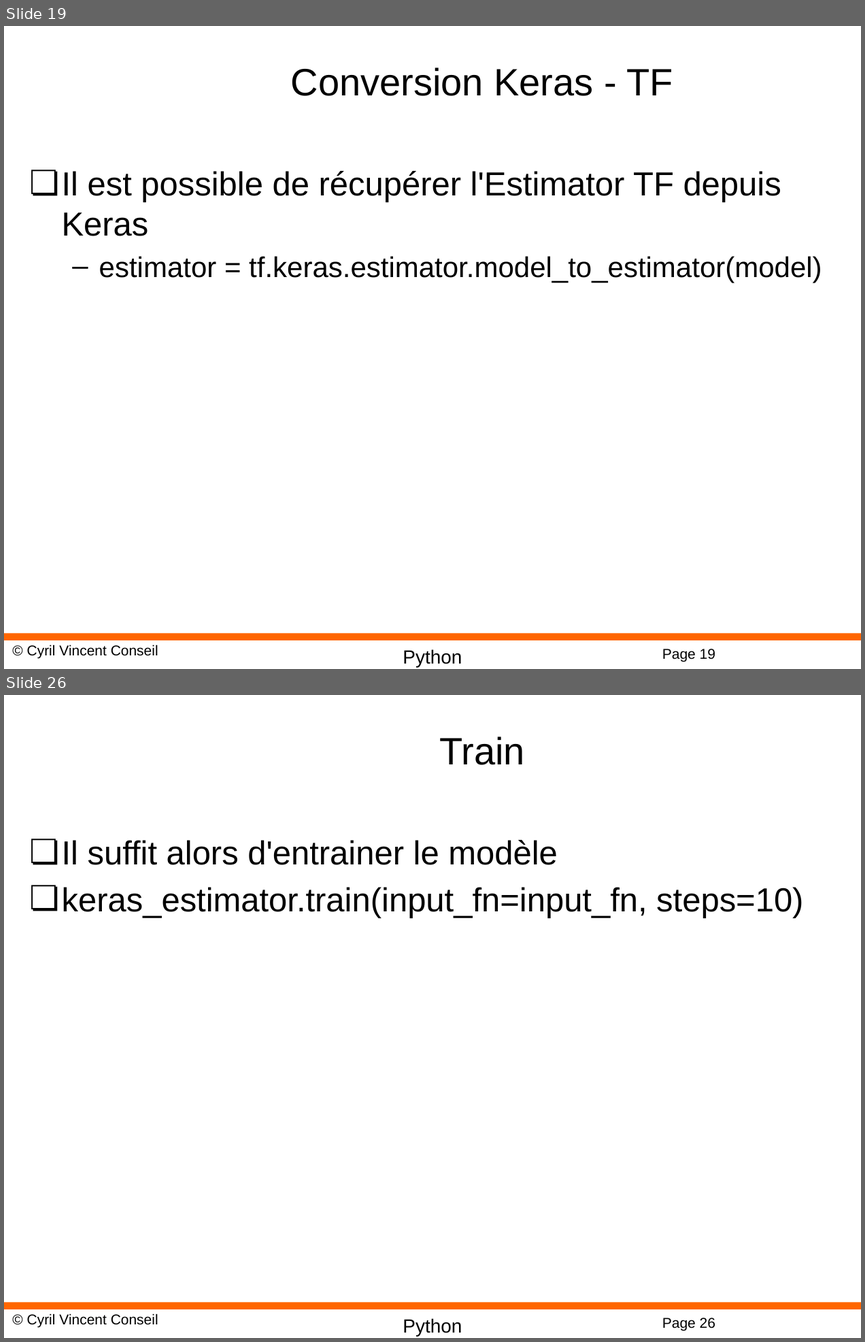
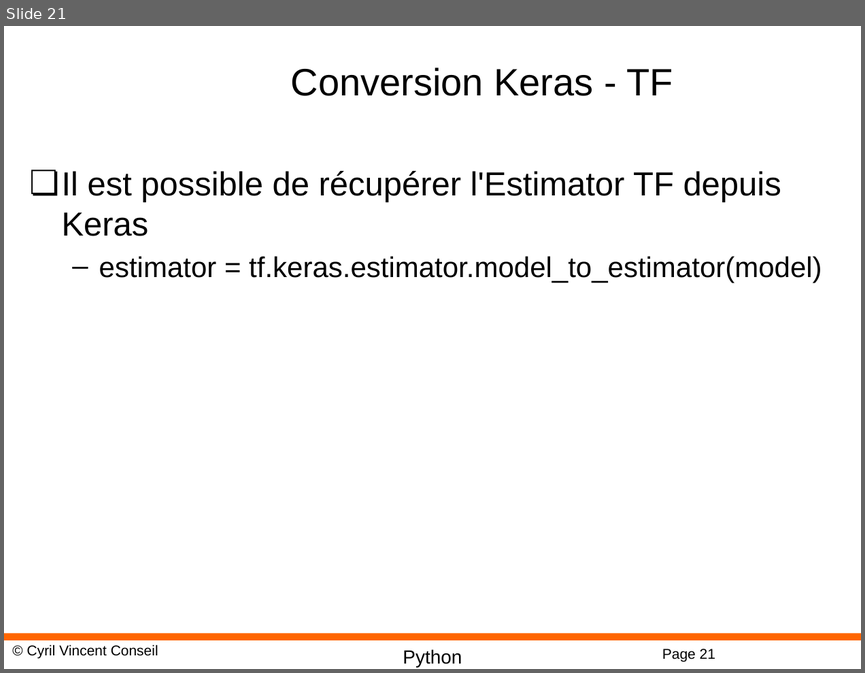
Before and after one commit to cyrilvincent/ML, a slide deck: PPT/DeepLearning25-Keras.pptx. Shown one above the other, each under a label of ours: slides 19 and 26 before the commit, slide 21 after it; the slides between them are not shown. The pictures are 865x1342 and 865x673 pixels, drawn with LibreOffice and Linux fonts; fonts in the diff are those of the drawing; background and template pictures are left out. Boxes give left, top, right and bottom in pixels: in the first picture for what was removed or moved away, otherwise in the second. Text is boxed around its words. In the diff, an @@ line names an element or a change of style, - is before the commit and + after.

```diff
--- a/PPT/DeepLearning25-Keras.pptx
+++ b/PPT/DeepLearning25-Keras.pptx
@@ slide 26 removed at bbox=[4, 695, 861, 1338], background #FFFFFF; not listed: 4 template elements that a slide beside it also shows @@
@@ title removed at bbox=[439, 736, 525, 765] @@
-Train
@@ text removed at bbox=[62, 840, 803, 918] @@
-❏ Il suffit alors d'entrainer le modèle
-❏ keras_estimator.train(input_fn=input_fn, steps=10)
@@ what was slide 19 is now slide 21 @@
@@ page number at bbox=[662, 648, 715, 661]: text changed @@
-Page 19
+Page 21
```
Also in this commit, not shown: 2 slides changed, 1 slide added, 5 other slides removed, 22 other files.
